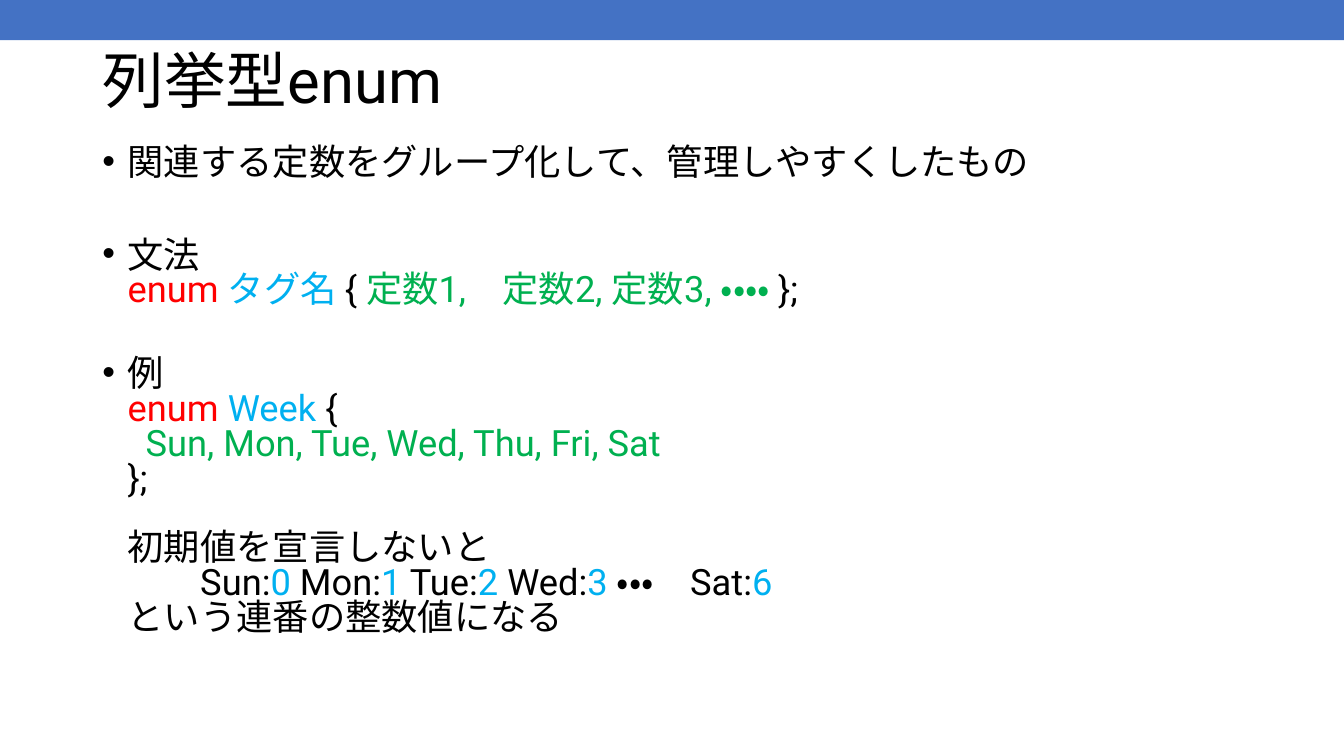
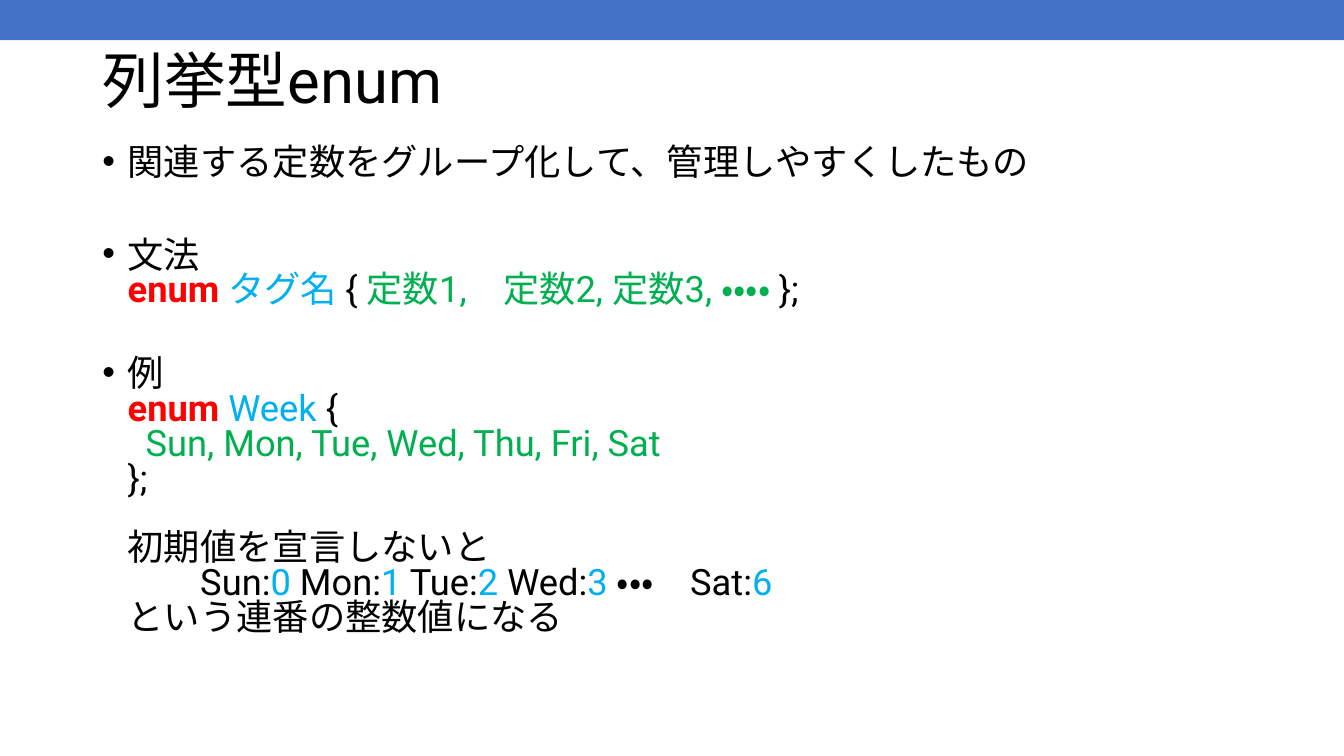
Before and after one commit to kic-murata/cpp2025, a slide deck: slide 10 of 授業資料/授業資料：ビット処理.pptx. Drawn at 1344x756 pixels with LibreOffice and Linux fonts; fonts in the diff are those of the drawing. Boxes give left, top, right and bottom in pixels: in the first picture for what was removed or moved away, otherwise in the second. Text is boxed around its words. In the diff, an @@ line names an element or a change of style, - is before the commit and + after.

```diff
--- a/授業資料/授業資料：ビット処理.pptx
+++ b/授業資料/授業資料：ビット処理.pptx
@@ text at [128, 237, 770, 633]: bold on in "enum", "enum" @@
```
Also in this commit, not shown: 5 other slides changed, 12 slides removed, 3 other files.
